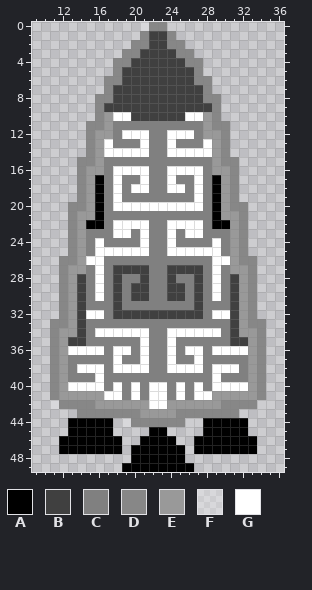
Two versions of one pixel-art sprite, backrounds/spaceship.png. Above, as it was before the edit.
The file is 50x50 pixels. Colours within 5 levels of each other are drawn and written as one. Shown: x 9..36, y 0..49.
Palette (. is transparent): A #000000  B #404040  C #808080  D #878787  E #999999  F #ffffff3a  G #ffffff
Pixels before, first column x 11:
 0 ..........FDDF..........
 1 ..........DBBD..........
 2 .........DDBBDD.........
 3 ........DDBBBBDD........
 4 .......DDBBBBBBDD.......
 5 .......DBBBBBBBBD.......
 6 ......DDBBBBBBBBDD......
 7 ......DBBBBBBBBBBD......
 8 .....DDBBBBBBBBBBDD.....
 9 .....DBBBBBBBBBBBBD.....
10 .....DEGGBBBBBBGGED.....
11 ....DDECCCCCCCCCCEDD....
12 ....DEECGGGCCGGGCEED....
13 ....DEGCCCGCCGCCCGED....
14 ....DEGGGGGCCGGGGGED....
15 ...DDECCCCCCCCCCCCEDD...
16 ...DEECGGGGCCGGGGCEED...
17 ...DEACGCCGCCGCCGCAED...
18 ...DEACGCGGCCGGCGCAED...
19 ...DEACGCCCCCCCCGCAED...
20 ..DDEACGGGGGGGGGGCAEDD..
21 ..DEEACCCCCCCCCCCCAEED..
22 ..DEAACGGGGCCGGGGCAAED..
23 ..DECCCGGCGCCGCGGCCCED..
24 ..DECGCCCCGCCGCCCCGCED..
25 ..DECGGGGGGCCGGGGGGCED..
26 .DDEGGCCCCCCCCCCCCGGEDD.
27 .DEECGCBBBBCCBBBBCGCEED.
28 .DEBCGCBCCBCCBCCBCGCBED.
29 .DEBCGCBCBBCCBBCBCGCBED.
30 .DEBCGCBCBBCCBBCBCGCBED.
31 .DEBCCCBCCCCCCCCBCCCBED.
32 .DEBGGCBBBBBBBBBBCGGBED.
33 DDEBCCCCCCCCCCCCCCCCBEDD
34 DEEBCGGGGGGCCGGGGGGCBEED
35 DEBBCCCCCCGCCGCCCCCCBBED
36 DEGGGGCGGCGCCGCGGCGGGGED
37 DECCCCCGCCGCCGCCGCCCCCED
38 DECGGGCGGGGCCGGGGCGGGCED
39 DECCCGCCCCCCCCCCCCGCCCED
40 DEGGGGCGCGCGGCGCGCGGGGED
41 DEEEEEGGCGCGGCGCGGEEEEED
42 FDDDDEEEEEEGGEEEEEEDDDDF
43 ...DDDDDDDEEEEDDDDDDD...
44 ..AAAAA.FDDDDDDF.AAAAA..
45 ..AAAAA....AA....AAAAA..
46 .AAAAAAA..AAAA..AAAAAAA.
47 .AAAAAAA.AAAAAA.AAAAAAA.
48 .........AAAAAA.........
49 ........AAAAAAAA........
And afterwards:
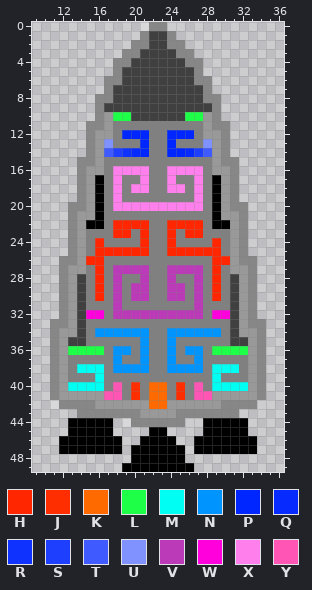
Colours new in this view: H #ff2600  J #ff2e00  K #ff6a00  L #1eff47  M #00fff2  N #0094ff  P #0026ff  Q #072bff  R #0f32ff  S #1e3ffe  T #3f5bff  U #7f92ff  V #ba3ab8  W #ff00dc  X #ff7fed  Y #ff56b6
The edit:
Colour G gives way to colour H in row 22 at x 18 to 21 and 24 to 27; in row 23 at x 18 to 19, 21, 24 and 26 to 27; in row 24 at x 16, 21, 24 and 29; in row 25 at x 16 to 21 and 24 to 29; in row 26 at x 15 to 16 and 29 to 30; in rows 27 to 30 at x 16 and 29.
Colour G gives way to colour J in rows 40 to 41 at x 20 and 25.
Colour G gives way to colour K in rows 40 to 42 at x 22 to 23.
Colour G gives way to colour L in row 10 at x 18 to 19 and 26 to 27; in row 36 at x 13 to 16 and 29 to 32.
Colour G gives way to colour M in row 38 at x 14 to 16 and 29 to 31; in row 39 at x 16 and 29; in row 40 at x 13 to 16 and 29 to 32.
Colour G gives way to colour N in row 34 at x 16 to 21 and 24 to 29; in row 35 at x 21 and 24; in row 36 at x 18 to 19, 21, 24 and 26 to 27; in row 37 at x 18, 21, 24 and 27; in row 38 at x 18 to 21 and 24 to 27.
Colour G gives way to colour P in row 12 at x 19 to 21 and 24 to 26; in row 13 at x 21 and 24; in row 14 at x 21 and 24 to 25.
Colour G gives way to colour Q in row 14 at x 20 and 26.
Colour G gives way to colour R in row 14 at x 19.
Colour G gives way to colour S in row 14 at x 18 and 27.
Colour G gives way to colour T in row 14 at x 17 and 28.
Colour G gives way to colour U in row 13 at x 17 and 28.
Colour B gives way to colour V in row 27 at x 18 to 21 and 24 to 27; in row 28 at x 18, 21, 24 and 27; in rows 29 to 30 at x 18, 20 to 21, 24 to 25 and 27; in row 31 at x 18 and 27; in row 32 at x 18 to 27.
Colour G gives way to colour W in row 32 at x 15 to 16 and 29 to 30.
Colour G gives way to colour X in row 16 at x 18 to 21 and 24 to 27; in row 17 at x 18, 21, 24 and 27; in row 18 at x 18, 20 to 21, 24 to 25 and 27; in row 19 at x 18 and 27; in row 20 at x 18 to 27.
Colour G gives way to colour Y in row 40 at x 18 and 27; in row 41 at x 17 to 18 and 27 to 28.
Where, in picture pixels (left, top, right, bottom), the same in both pictures:
changed: (68, 112, 248, 409)
